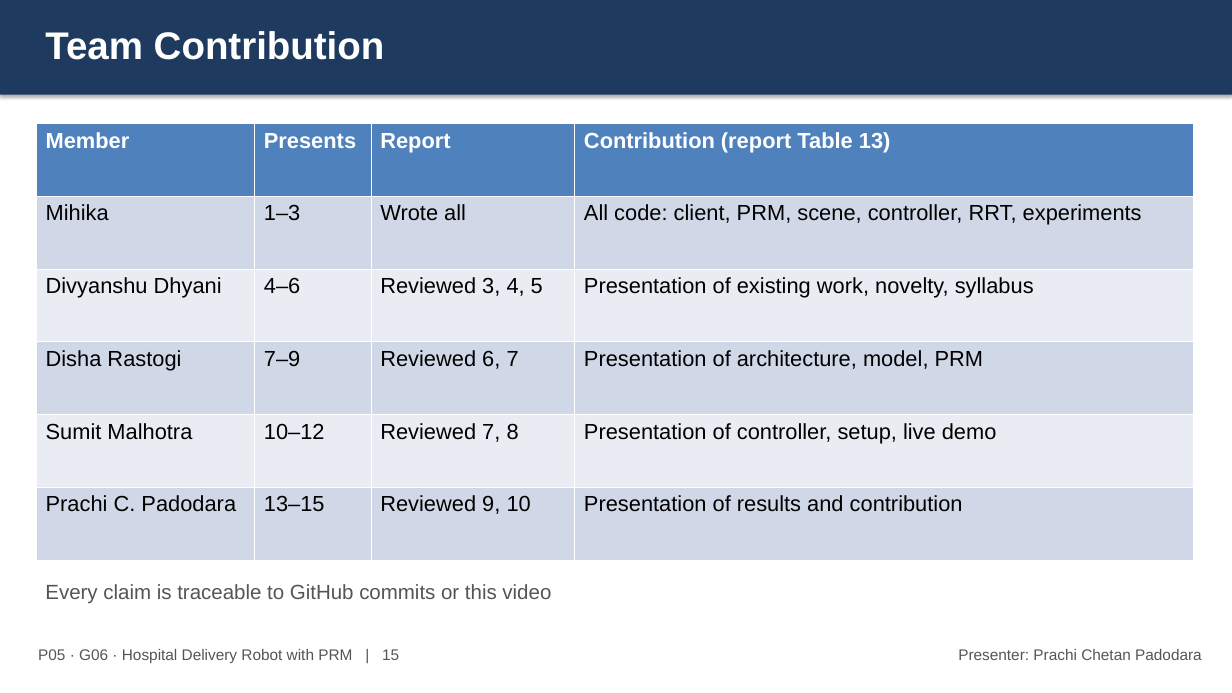
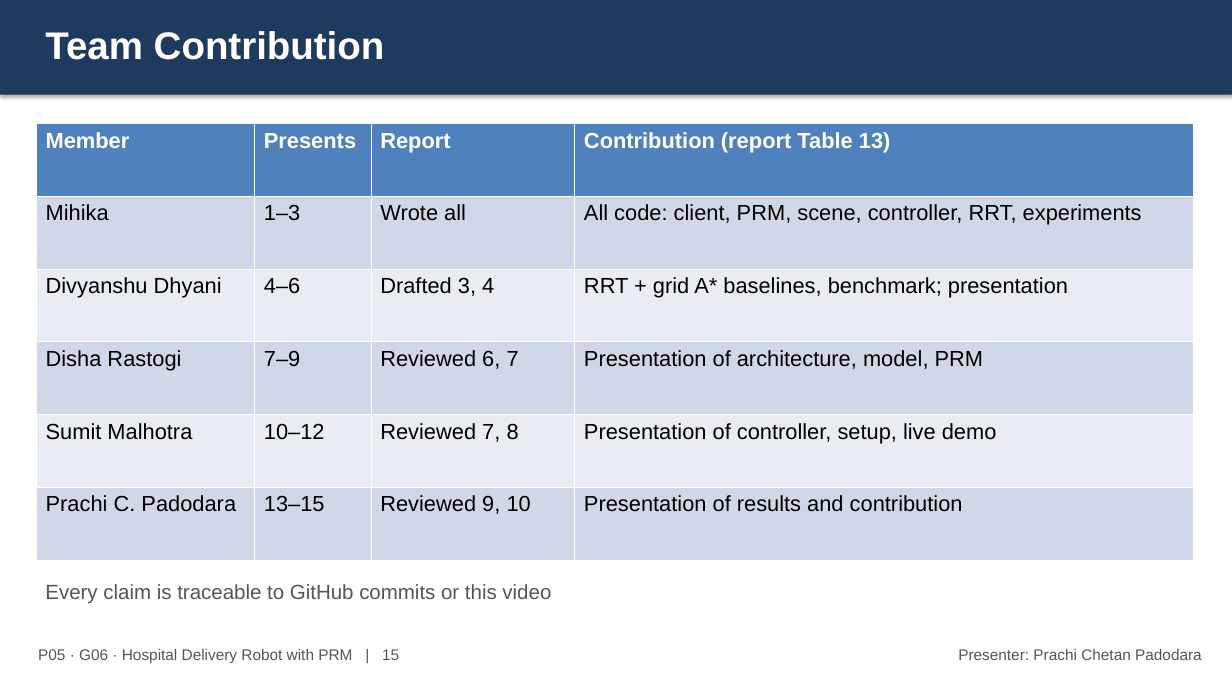
Before and after one commit to MIHIKA06/Hospital-Delivery-Robot-with-Probabilistic-Roadmap-PRM-, a slide deck: slide 15 of docs/slides/AISR_P05_G06_Slides.pptx. Drawn at 1232x693 pixels with LibreOffice and Linux fonts; fonts in the diff are those of the drawing. Boxes give left, top, right and bottom in pixels: in the first picture for what was removed or moved away, otherwise in the second. Text is boxed around its words. In the diff, an @@ line names an element or a change of style, - is before the commit and + after.

Commit message:
Credit Divyanshu's baselines and draft; add 10 and 12 Nov meetings

```diff
--- a/docs/slides/AISR_P05_G06_Slides.pptx
+++ b/docs/slides/AISR_P05_G06_Slides.pptx
@@ table at (36, 124, 1192, 560) @@
-row 3, column 3: Reviewed 3, 4, 5
+row 3, column 3: Drafted 3, 4
-row 3, column 4: Presentation of existing work, novelty, syllabus
+row 3, column 4: RRT + grid A* baselines, benchmark; presentation
```
Also in this commit, not shown: 7 other files.
